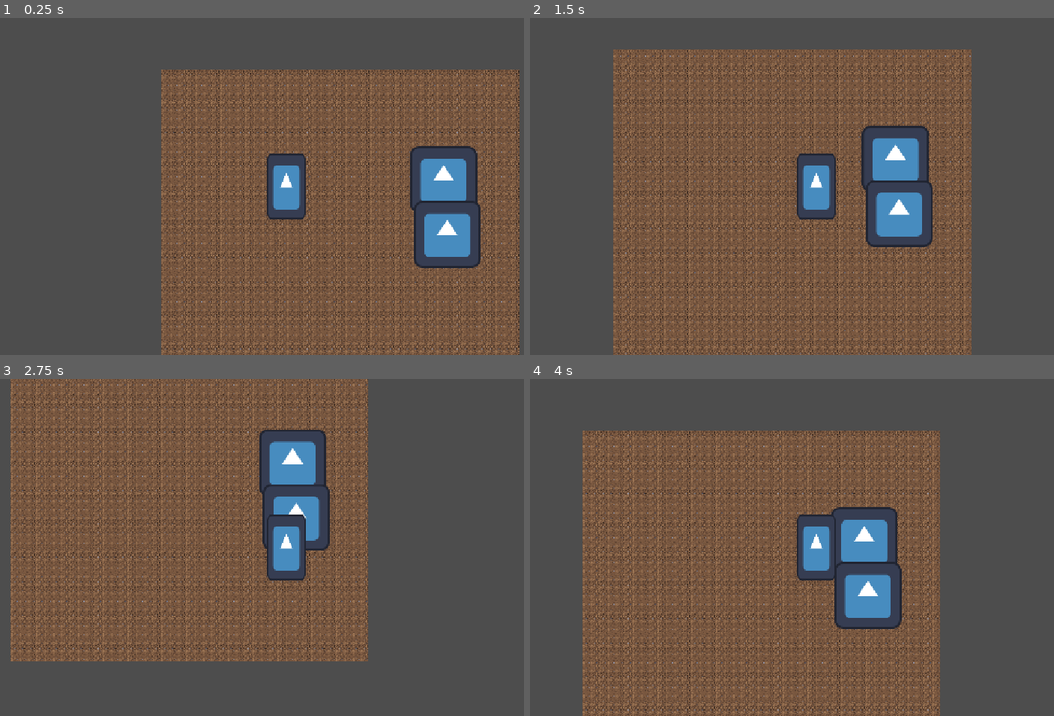
Above: before the commit, frames 1-4 (two rows, left to right).
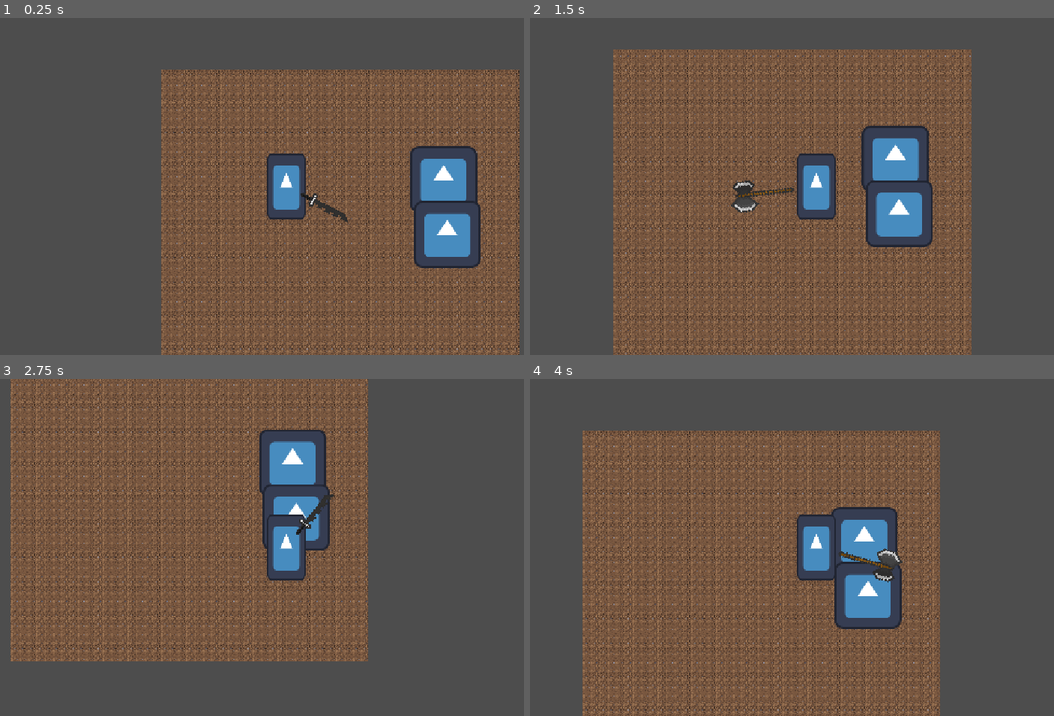
Above: after the commit, the same moments.

Repository: nextPixellabs7/Boceto1
Game: Godot game, scene res://Escenas/main.tscn
The game is run twice, just before and just after one commit, with the same random seed, the same clock (stepped at 60 frames per second) and the same inputs. The engine's default icon, where the game draws it, is replaced by a stand-in: a white triangle on a blue panel in a dark square.
Inputs (mouse positions are in pixels of both pictures, inside the frame that each line leads up to):
- Up to frame 1 (0.25 s): no input
- Up to frame 2 (1.5 s): tap Enter at 0.5 s; move the mouse to (949, 169) at 0.52 s; hold D (move_right) 0.53-1.28 s; click (949, 169) at 0.6 s; tap 3 (weapon_axe) at 0.8, 1.35 s; move the mouse to (697, 203) at 1.27 s; hold S (move_down) from 1.28 s (still down)
- Up to frame 3 (2.75 s): tap 2 (weapon_dagger) at 1.55, 2.1 s; move the mouse to (345, 473) at 2.02 s; release S (move_down) at 2.03 s; hold D (move_right) from 2.03 s (still down); tap 1 (weapon_sword) at 2.3 s
- Up to frame 4 (4 s): move the mouse to (786, 614) at 2.77 s; release D (move_right) at 2.78 s; hold W (move_up) 2.78-3.53 s; tap 1 (weapon_sword) at 2.85 s; click (786, 614) at 3.05 s; move the mouse to (996, 598) at 3.52 s; hold A (move_left) from 3.53 s (still down); click (996, 598) at 3.6 s; tap 3 (weapon_axe) at 3.8 s

The runs differ from the first frame. In frame 1, 0.2% of the frame differs, in the area x 57-67%, y 51-61%; in frame 2, 0.4%, in the area x 38-51%, y 48-58%; in frame 3, 0.2%; in frame 4, 0.4%.

Commit message:
armas
se crearon las escenas para cada arma y se modifico el script del player, ademas se agregaron assets para armas

Diff:
--- /dev/null
+++ b/Escenas/armas/Axe.tscn
@@ -0,0 +1,24 @@
+[gd_scene format=3 uid="uid://dflmiuqn1ft06"]
+
+[ext_resource type="Script" uid="uid://nccjx4db3ind" path="res://scripts/axe.gd" id="1_e3fh3"]
+[ext_resource type="Texture2D" uid="uid://biihudwcoljj8" path="res://assets/free pack 1.1ver/Iron Battleaxe.png" id="1_hnrvi"]
+
+[sub_resource type="CircleShape2D" id="CircleShape2D_g4v7s"]
+radius = 34.1321
+
+[node name="Axe" type="Node2D" unique_id=1818565763]
+script = ExtResource("1_e3fh3")
+
+[node name="Sprite2D" type="Sprite2D" parent="." unique_id=479871468]
+texture_filter = 1
+position = Vector2(35, 0)
+rotation = 0.7920409
+scale = Vector2(4, 4)
+texture = ExtResource("1_hnrvi")
+
+[node name="Hitbox" type="Area2D" parent="." unique_id=134844400]
+
+[node name="CollisionShape2D" type="CollisionShape2D" parent="Hitbox" unique_id=1183199322]
+position = Vector2(71, -1.0000008)
+rotation = 1.455154
+shape = SubResource("CircleShape2D_g4v7s")
--- /dev/null
+++ b/Escenas/armas/Dagger.tscn
@@ -0,0 +1,23 @@
+[gd_scene format=3 uid="uid://dkrbg3mofhpva"]
+
+[ext_resource type="Texture2D" uid="uid://ci8wdpvvl46xt" path="res://assets/free pack 1.1ver/Shadowsteel.png" id="1_ovjow"]
+[ext_resource type="Script" uid="uid://c1c6xeut8qs30" path="res://scripts/dagger.gd" id="1_r7rng"]
+
+[sub_resource type="RectangleShape2D" id="RectangleShape2D_g4v7s"]
+size = Vector2(37.5, 8)
+
+[node name="Dagger" type="Node2D" unique_id=714303598]
+script = ExtResource("1_r7rng")
+
+[node name="Sprite2D" type="Sprite2D" parent="." unique_id=638137485]
+texture_filter = 1
+position = Vector2(35, 0)
+rotation = 0.79023045
+scale = Vector2(2, 2)
+texture = ExtResource("1_ovjow")
+
+[node name="Hitbox" type="Area2D" parent="." unique_id=1090139024]
+
+[node name="CollisionShape2D" type="CollisionShape2D" parent="Hitbox" unique_id=2098910680]
+position = Vector2(44.25, 0)
+shape = SubResource("RectangleShape2D_g4v7s")
--- /dev/null
+++ b/Escenas/armas/Sword.tscn
@@ -0,0 +1,24 @@
+[gd_scene format=3 uid="uid://d233kk0dbqijt"]
+
+[ext_resource type="Script" uid="uid://c0lucrh7celsn" path="res://scripts/Sword.gd" id="1_6v3mi"]
+[ext_resource type="Texture2D" uid="uid://dvk3gbwpkvabg" path="res://assets/free pack 1.1ver/Dark Sawtooth.png" id="1_76lqt"]
+
+[sub_resource type="RectangleShape2D" id="RectangleShape2D_g4v7s"]
+size = Vector2(73, 16.5)
+
+[node name="Sword" type="Node2D" unique_id=184923858]
+script = ExtResource("1_6v3mi")
+
+[node name="Sprite2D" type="Sprite2D" parent="." unique_id=1798488481]
+texture_filter = 1
+position = Vector2(35.526, 0.068)
+rotation = 0.781595
+scale = Vector2(3.021, 3)
+texture = ExtResource("1_76lqt")
+
+[node name="Hitbox" type="Area2D" parent="." unique_id=566687789]
+monitoring = false
+
+[node name="CollisionShape2D" type="CollisionShape2D" parent="Hitbox" unique_id=1171157757]
+position = Vector2(50.5, 2.75)
+shape = SubResource("RectangleShape2D_g4v7s")
--- a/Escenas/player.tscn
+++ b/Escenas/player.tscn
@@ -2,13 +2,13 @@
 
 [ext_resource type="Texture2D" uid="uid://c1jx6y7idecim" path="res://icon.svg" id="1_cnkc8"]
 [ext_resource type="Script" uid="uid://cyehe25mdpfl3" path="res://scripts/player.gd" id="1_i8vih"]
+[ext_resource type="PackedScene" uid="uid://dkrbg3mofhpva" path="res://Escenas/armas/Dagger.tscn" id="3_cgfde"]
+[ext_resource type="PackedScene" uid="uid://d233kk0dbqijt" path="res://Escenas/armas/Sword.tscn" id="3_qgqwx"]
+[ext_resource type="PackedScene" uid="uid://dflmiuqn1ft06" path="res://Escenas/armas/Axe.tscn" id="5_xlwfv"]
 
 [sub_resource type="CapsuleShape2D" id="CapsuleShape2D_i8vih"]
 radius = 36.0
 height = 126.0
-
-[sub_resource type="RectangleShape2D" id="RectangleShape2D_g4v7s"]
-size = Vector2(94.5, 20)
 
 [node name="Player" type="CharacterBody2D" unique_id=2052637104]
 z_index = 1
@@ -27,6 +27,10 @@
 z_index = 2
 collision_mask = 255
 
-[node name="CollisionShape2D" type="CollisionShape2D" parent="AttackHitbox" unique_id=523663149]
-position = Vector2(31, 0)
-shape = SubResource("RectangleShape2D_g4v7s")
+[node name="Dagger" parent="AttackHitbox" unique_id=714303598 instance=ExtResource("3_cgfde")]
+visible = false
+
+[node name="Sword" parent="AttackHitbox" unique_id=184923858 instance=ExtResource("3_qgqwx")]
+
+[node name="Axe" parent="AttackHitbox" unique_id=1818565763 instance=ExtResource("5_xlwfv")]
+visible = false
--- /dev/null
+++ b/scripts/Sword.gd
@@ -0,0 +1,13 @@
+extends Node2D
+
+
+# =========================
+# DATOS DE LA ESPADA
+# =========================
+
+@export var damage: int = 24
+@export var attack_distance: float = 50.0
+@export var attack_delay: float = 0.15
+
+@onready var hitbox: Area2D = $Hitbox
+@onready var hitbox_shape: CollisionShape2D = $Hitbox/CollisionShape2D
--- /dev/null
+++ b/scripts/axe.gd
@@ -0,0 +1,13 @@
+extends Node2D
+
+
+# =========================
+# DATOS DEL HACHA
+# =========================
+
+@export var damage: int = 40
+@export var attack_distance: float = 70.0
+@export var attack_delay: float = 0.35
+
+@onready var hitbox: Area2D = $Hitbox
+@onready var hitbox_shape: CollisionShape2D = $Hitbox/CollisionShape2D
--- /dev/null
+++ b/scripts/dagger.gd
@@ -0,0 +1,13 @@
+extends Node2D
+
+
+# =========================
+# DATOS DE LA DAGA
+# =========================
+
+@export var damage: int = 10
+@export var attack_distance: float = 35.0
+@export var attack_delay: float = 0.08
+
+@onready var hitbox: Area2D = $Hitbox
+@onready var hitbox_shape: CollisionShape2D = $Hitbox/CollisionShape2D
--- a/scripts/player.gd
+++ b/scripts/player.gd
@@ -1,18 +1,23 @@
 extends CharacterBody2D
 
 @export var speed: float = 200.0
-@onready var attack_hitbox: Area2D = $AttackHitbox
-@onready var attack_shape: CollisionShape2D = $AttackHitbox/CollisionShape2D
+@onready var attack_pivot: Node2D = $AttackHitbox
+@onready var sword = $AttackHitbox/Sword
+@onready var dagger = $AttackHitbox/Dagger
+@onready var axe = $AttackHitbox/Axe
+
+var attack_hitbox: Area2D
+var attack_shape: CollisionShape2D
 
 # =========================
 # ARMAS
 var current_weapon: String = "sword"
-var sword_damage: int = 20
+
 var dagger_damage: int = 10
 var axe_damage: int = 40
 
 # Distancia de cada arma
-var sword_distance: float = 50.0
+
 var dagger_distance: float = 35.0
 var axe_distance: float = 70.0
 
@@ -23,6 +28,13 @@
 var can_attack: bool = true
 
 @export var combo_time: float = 0.8
+
+func _ready():
+	sword.visible = true
+	dagger.visible = false
+	axe.visible = false
+	_updateAttackHitbox()
+
 func _physics_process(delta: float) -> void:
 	# =========================
 	# MOVIMIENTO
@@ -34,10 +46,10 @@
 	# DIRECCIÓN DEL ATAQUE
 	var mouse_direction := global_position.direction_to(
 		get_global_mouse_position())
-	attack_hitbox.global_position = (
+	attack_pivot.global_position = (
 		global_position
 		+ mouse_direction * _getAttackDistance())
-	attack_hitbox.global_rotation = mouse_direction.angle()
+	attack_pivot.global_rotation = mouse_direction.angle()
 
 	# =========================
 	# TEMPORIZADOR DEL COMBO
@@ -50,23 +62,32 @@
 	# CAMBIAR ARMA
 	if Input.is_action_just_pressed("weapon_sword"):
 		current_weapon = "sword"
+		sword.visible = true
+		dagger.visible = false
+		axe.visible = false
 		combo_step = 0
 		combo_timer = 0
-		_updateHitbox()
+		_updateAttackHitbox()
 		print("Espada larga equipada")
 
 	if Input.is_action_just_pressed("weapon_dagger"):
 		current_weapon = "dagger"
+		sword.visible = false
+		dagger.visible = true
+		axe.visible = false
 		combo_step = 0
 		combo_timer = 0
-		_updateHitbox()
+		_updateAttackHitbox()
 		print("Daga equipada")
 
 	if Input.is_action_just_pressed("weapon_axe"):
 		current_weapon = "axe"
+		sword.visible = false
+		dagger.visible = false
+		axe.visible = true
 		combo_step = 0
 		combo_timer = 0
-		_updateHitbox()
+		_updateAttackHitbox()
 		print("Gran hacha equipada")
 
 	# =========================
@@ -85,9 +106,9 @@
 	# CONFIGURAR ARMA
 	match current_weapon:
 		"sword":
-			damage = sword_damage
+			damage = sword.damage
 			max_combo = 3
-			attack_delay = 0.15
+			attack_delay = sword.attack_delay
 			cooldown = 1.0
 		"dagger":
 			damage = dagger_damage
@@ -145,7 +166,7 @@
 func _getAttackDistance() -> float:
 	match current_weapon:
 		"sword":
-			return sword_distance
+			return sword.attack_distance
 		"dagger":
 			return dagger_distance
 		"axe":
@@ -154,11 +175,14 @@
 
 # =========================
 # TAMAÑO DEL HITBOX
-func _updateHitbox():
+func _updateAttackHitbox():
 	match current_weapon:
 		"sword":
-			attack_shape.shape.size = Vector2(80, 40)
+			attack_hitbox = sword.hitbox
+			attack_shape = sword.hitbox_shape
 		"dagger":
-			attack_shape.shape.size = Vector2(50, 25)
+			attack_hitbox = dagger.hitbox
+			attack_shape = dagger.hitbox_shape
 		"axe":
-			attack_shape.shape.size = Vector2(120, 60)
+			attack_hitbox = axe.hitbox
+			attack_shape = axe.hitbox_shape
Binary file added: assets/free pack 1.1ver/Apprentice Dagger.png
Not shown, added: assets/free pack 1.1ver/Apprentice Dagger.png.import
Binary file added: assets/free pack 1.1ver/Crimson Tasse.png
Not shown, added: assets/free pack 1.1ver/Crimson Tasse.png.import
Binary file added: assets/free pack 1.1ver/Dark Sawtooth.png
Not shown, added: assets/free pack 1.1ver/Dark Sawtooth.png.import
Binary file added: assets/free pack 1.1ver/Iron Battleaxe.png
Not shown, added: assets/free pack 1.1ver/Iron Battleaxe.png.import
Binary file added: assets/free pack 1.1ver/Iron Pike.png
Not shown, added: assets/free pack 1.1ver/Iron Pike.png.import
Binary file added: assets/free pack 1.1ver/Jade Cyclone.png
Not shown, added: assets/free pack 1.1ver/Jade Cyclone.png.import
(and 11 more such lines)
